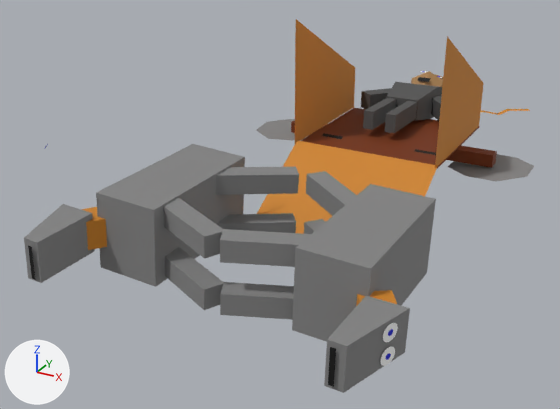
A saved change to the OBJ model King Of Kings Docs/Models/heavychariot3d.obj.
One viewpoint serves both versions: a camera (50 mm lens) standing at (16.38, -20.99, 10.11) and looking at (6.13, -2.36, 0.79). Every picture has the same lights, and +X, +Y and +Z are marked at lower left. Where no turn or scale is listed for an object, it has been applied to the vertices.

The older version as bpy lines, for what is in view:
```python
me_cube_006_cube_009 = bpy.data.meshes.new('Cube.006_Cube.009')
me_cube_006_cube_009.from_pydata(...)  # 8 vertices, 6 faces; spans x 9.27..11.12, y -7.48..-3.25, z 0.2..2.4
me_cube_006_cube_009.materials.append(mat_material_007)  # grey #848484
me_cube_015_cube_017 = bpy.data.meshes.new('Cube.015_Cube.017')
me_cube_015_cube_017.from_pydata(...)  # 8 vertices, 6 faces; spans x 3.58..5.48, y -7.48..-3.25, z 0.33..2.56
me_cube_015_cube_017.materials.append(mat_material_012)  # grey #848484
me_cube_017_cube_019 = bpy.data.meshes.new('Cube.017_Cube.019')
me_cube_017_cube_019.from_pydata(...)  # 8 vertices, 6 faces; spans x 5.05..7.29, y -4.78..-2.93, z 1.75..2.44
me_cube_017_cube_019.materials.append(mat_material_012)  # grey #848484
me_plane_003 = bpy.data.meshes.new('Plane.003')
me_plane_003.from_pydata(...)  # 4 vertices, 1 face; spans x 5.12, y 0.47..5.28, z 1.66..5.73
me_plane_003.materials.append(mat_material_014)  # orange #cf8421
me_plane_004 = bpy.data.meshes.new('Plane.004')
me_plane_004.from_pydata(...)  # 4 vertices, 1 face; spans x 9.91..9.94, y 0.46..5.28, z 1.66..5.68
me_plane_004.materials.append(mat_material_014)  # orange #cf8421
ob_cube_006_cube_009 = bpy.data.objects.new('Cube.006_Cube.009', me_cube_006_cube_009)
ob_cube_006_cube_009.location = (0.0, 0.0, 0.0)
ob_cube_015_cube_017 = bpy.data.objects.new('Cube.015_Cube.017', me_cube_015_cube_017)
ob_cube_015_cube_017.location = (0.0, 0.0, 0.0)
ob_cube_017_cube_019 = bpy.data.objects.new('Cube.017_Cube.019', me_cube_017_cube_019)
ob_cube_017_cube_019.location = (0.0, 0.0, 0.0)
ob_plane_003 = bpy.data.objects.new('Plane.003', me_plane_003)
ob_plane_003.location = (0.0, 0.0, 0.0)
ob_plane_004 = bpy.data.objects.new('Plane.004', me_plane_004)
ob_plane_004.location = (0.0, 0.0, 0.0)
# also in view: 'Plane.007_Plane.008' at (3.8, 2.99, 1.23); 'Cube.001' at (7.3, 5.42, 2.16); 'Cube.012_Cube.014' at (8.55, -7.12, 2.02); 'Plane.006_Plane.007' at (10.99, 2.99, 1.12); 'Cube.008' at (7.48, 2.87, 1.41)
```
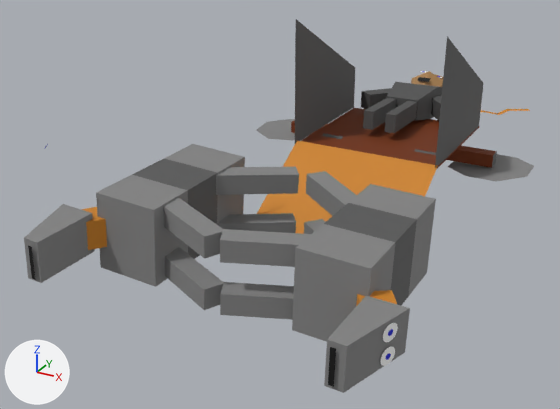
What differs and where, as boxes (x1, y1, x2, y2) in the pictures (560 x 409 px):
'Plane.003', recoloured
    both: (295, 19, 355, 143)
'Plane.004', recoloured
    both: (435, 36, 483, 167)
part 1 of me_cube_006_cube_009, built on
    both: (322, 201, 419, 306)
part 2 of me_cube_015_cube_017, built on
    both: (131, 157, 220, 259)

Patch to the scene script:
```diff
--- a/King Of Kings Docs/Models/heavychariot3d.obj.py
+++ b/King Of Kings Docs/Models/heavychariot3d.obj.py
@@ mat_material_015 @@
+mat_material_015 = principled_material('Material.015')
+mat_material_015.base_color = (0.0984, 0.0984, 0.0984)  # dark grey #585858
+mat_material_015.roughness = 0.69
@@ me_cube_006_cube_009 @@
 # used by ob_cube_006_cube_009; location = (0.0, 0.0, 0.0)
-me_cube_006_cube_009.from_pydata(...)  # 8 vertices, 6 faces; spans x 9.27..11.12, y -7.48..-3.25, z 0.2..2.4
+me_cube_006_cube_009.from_pydata(...)  # 16 vertices, 14 faces; spans x 9.27..11.12, y -7.48..-3.25, z 0.2..2.4
+# me_cube_006_cube_009 part 1
+# 4 faces are deleted
+# 8 vertices are added at x 9.27..11.12, y -6.07..-4.66, z 0.2..2.4
+# 8 new faces join them, mat_material_007 (grey #848484)
+# 4 new faces join them, mat_material_015 (dark grey #585858)
 me_cube_006_cube_009.materials.append(mat_material_007)
+me_cube_006_cube_009.materials.append(mat_material_015)  # dark grey #585858
@@ me_cube_015_cube_017 @@
 # used by ob_cube_015_cube_017; location = (0.0, 0.0, 0.0)
-me_cube_015_cube_017.from_pydata(...)  # 8 vertices, 6 faces; spans x 3.58..5.48, y -7.48..-3.25, z 0.33..2.56
+me_cube_015_cube_017.from_pydata(...)  # 16 vertices, 14 faces; spans x 3.58..5.48, y -7.48..-3.25, z 0.33..2.56
+# me_cube_015_cube_017 part 2
+# 4 faces are deleted
+# 8 vertices are added at x 3.58..5.48, y -6.07..-4.66, z 0.33..2.56
+# 8 new faces join them, mat_material_012 (grey #848484)
+# 4 new faces join them, mat_material_015 (dark grey #585858)
 me_cube_015_cube_017.materials.append(mat_material_012)
+me_cube_015_cube_017.materials.append(mat_material_015)  # dark grey #585858
@@ me_plane_003 @@
 me_plane_003.from_pydata(...)  # 4 vertices, 1 face; spans x 5.12, y 0.47..5.28, z 1.66..5.73
-me_plane_003.materials.append(mat_material_014)  # orange #cf8421
+me_plane_003.materials.append(mat_material_015)  # dark grey #585858
@@ me_plane_004 @@
 me_plane_004.from_pydata(...)  # 4 vertices, 1 face; spans x 9.91..9.94, y 0.46..5.28, z 1.66..5.68
-me_plane_004.materials.append(mat_material_014)  # orange #cf8421
+me_plane_004.materials.append(mat_material_015)  # dark grey #585858
```
